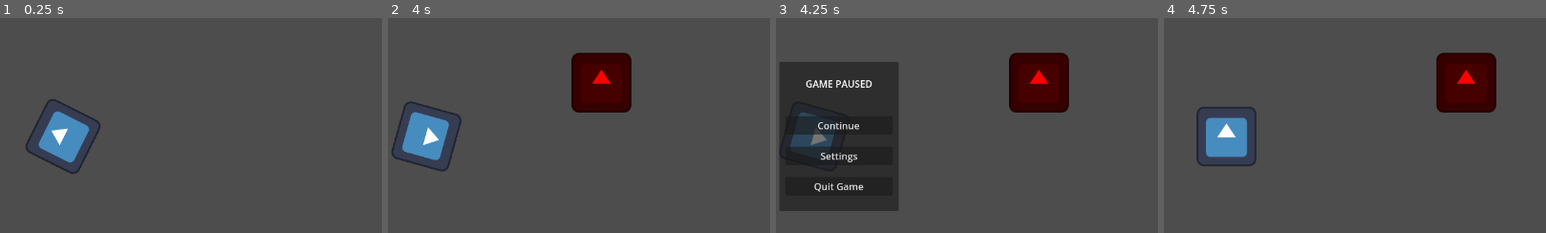
Above: before the commit, frames 1-4 (left to right).
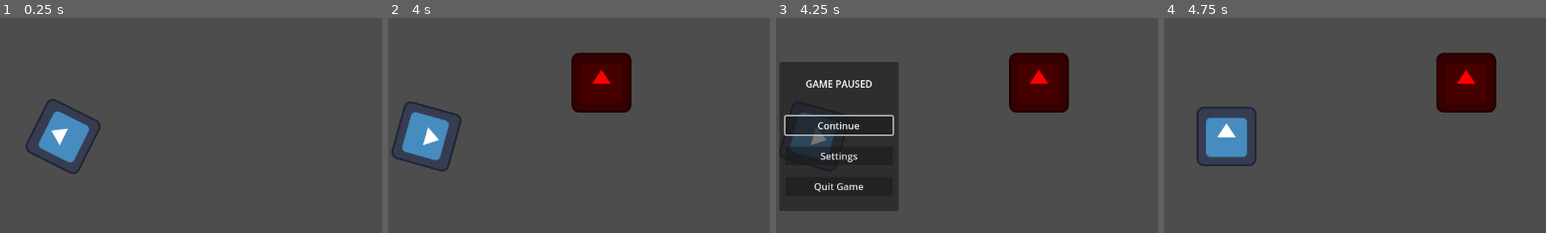
Above: after the commit, the same moments.

Repository: deshis/igdt-hack-and-slash
Game: Godot game, scene res://Scenes/main.tscn
Two runs of this game, one before a commit and one after it. Both use one fixed random seed, a clock stepped at 60 frames per second and the inputs below. The engine's default icon, where the game draws it, is replaced by a stand-in: a white triangle on a blue panel in a dark square.
Inputs (mouse positions are % of the whole screen's width and height, from its top left):
- Up to frame 1 (0.25 s): no input
- Up to frame 2 (4 s): tap Enter at 0.5 s; move the mouse to (72, 45) at 0.52 s; hold D (move_right) 0.53-1.28 s; right-click (72, 45) at 0.6 s; move the mouse to (30, 55) at 1.27 s; hold S (move_down) 1.28-2.03 s; click (30, 55) at 1.35 s; move the mouse to (60, 28) at 2.02 s; hold D (move_right) 2.03-2.78 s; hold Shift (movement_ability) 2.03-2.78 s; move the mouse to (45, 70) at 2.77 s; hold W (move_up) 2.78-3.53 s; right-click (45, 70) at 2.85 s; move the mouse to (80, 65) at 3.52 s; press the mouse at (80, 65) at 3.53 s; hold A (move_left) from 3.53 s (still down)
- Up to frame 3 (4.25 s): keep holding A (move_left); tap Escape (ui_cancel) at 4.15 s
- Up to frame 4 (4.75 s): release A (move_left) at 4.25 s; release the mouse at (80, 65) at 4.25 s; click "Continue" at 4.25 s
The pictures show only the part of the screen within x 42-92%, y 22-72%; the shares and areas given below are measured in that part.

Frames 1-2 are identical in both runs. In frame 3, 0.6% of the frame differs, in the area x 2-31%, y 44-56%; in frame 4, nothing differs.

Commit message:
pause menu buttons grab focus when hovered over

Diff:
--- a/Scenes/main.tscn
+++ b/Scenes/main.tscn
@@ -1,10 +1,11 @@
-[gd_scene load_steps=13 format=3 uid="uid://bjkuwvtvadv2j"]
+[gd_scene load_steps=14 format=3 uid="uid://bjkuwvtvadv2j"]
 
 [ext_resource type="PackedScene" uid="uid://cejn0x82p4vcn" path="res://Scenes/player.tscn" id="1_jjgbg"]
 [ext_resource type="Texture2D" uid="uid://dxdkt76vmq0em" path="res://Assets/icon.svg" id="2_bo1nx"]
 [ext_resource type="Script" uid="uid://b8rtnvnstvdg4" path="res://Scripts/healthbar.gd" id="3_8gbba"]
 [ext_resource type="Script" uid="uid://b3p4e86xoqqh3" path="res://Scripts/cooldowns.gd" id="4_jjvhh"]
 [ext_resource type="Script" uid="uid://bpirytgf71ffg" path="res://Scripts/pause_menu.gd" id="5_kry3j"]
+[ext_resource type="Script" uid="uid://dmr6e5sqx26og" path="res://Scripts/button.gd" id="6_21xkr"]
 
 [sub_resource type="RectangleShape2D" id="RectangleShape2D_kry3j"]
 size = Vector2(190.00005, 161.99997)
@@ -249,15 +250,21 @@
 [node name="ContinueButton" type="Button" parent="HUD/PauseMenu/Panel/MarginContainer/VBoxContainer"]
 layout_mode = 2
 text = "Continue"
+script = ExtResource("6_21xkr")
 
 [node name="SettingsButton" type="Button" parent="HUD/PauseMenu/Panel/MarginContainer/VBoxContainer"]
 layout_mode = 2
 text = "Settings"
+script = ExtResource("6_21xkr")
 
 [node name="QuitButton" type="Button" parent="HUD/PauseMenu/Panel/MarginContainer/VBoxContainer"]
 layout_mode = 2
 text = "Quit Game"
-
+script = ExtResource("6_21xkr")
+
+[connection signal="mouse_entered" from="HUD/PauseMenu/Panel/MarginContainer/VBoxContainer/ContinueButton" to="HUD/PauseMenu/Panel/MarginContainer/VBoxContainer/ContinueButton" method="_on_mouse_entered"]
 [connection signal="pressed" from="HUD/PauseMenu/Panel/MarginContainer/VBoxContainer/ContinueButton" to="HUD/PauseMenu" method="_on_continue_button_pressed"]
+[connection signal="mouse_entered" from="HUD/PauseMenu/Panel/MarginContainer/VBoxContainer/SettingsButton" to="HUD/PauseMenu/Panel/MarginContainer/VBoxContainer/SettingsButton" method="_on_mouse_entered"]
 [connection signal="pressed" from="HUD/PauseMenu/Panel/MarginContainer/VBoxContainer/SettingsButton" to="HUD/PauseMenu" method="_on_settings_button_pressed"]
+[connection signal="mouse_entered" from="HUD/PauseMenu/Panel/MarginContainer/VBoxContainer/QuitButton" to="HUD/PauseMenu/Panel/MarginContainer/VBoxContainer/QuitButton" method="_on_mouse_entered"]
 [connection signal="pressed" from="HUD/PauseMenu/Panel/MarginContainer/VBoxContainer/QuitButton" to="HUD/PauseMenu" method="_on_quit_button_pressed"]
--- /dev/null
+++ b/Scripts/button.gd
@@ -0,0 +1,5 @@
+extends Button
+
+#grab UI focus when hover over with mouse
+func _on_mouse_entered() -> void:
+	grab_focus()
--- a/Scripts/pause_menu.gd
+++ b/Scripts/pause_menu.gd
@@ -1,4 +1,6 @@
 extends Control
+
+@onready var continue_button: Button = $Panel/MarginContainer/VBoxContainer/ContinueButton
 
 func _ready() -> void:
 	visible = false
@@ -6,6 +8,7 @@
 func toggle_pause()->void:
 	visible = !visible
 	get_tree().paused = !get_tree().paused
+	continue_button.grab_focus()
 
 
 func _unhandled_input(event):
Not shown, added: Scripts/button.gd.uid
